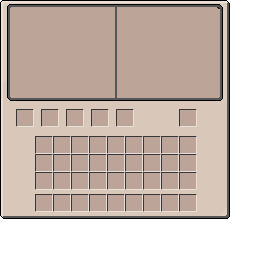
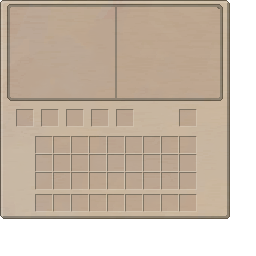
Before/after of a 256 × 256 layered artwork. What changed in the layer stack:
added layer "图层 7" above "图层 8" over [left=0, top=0, right=230, bottom=219]
added layer "图层 8" (54%) above "图层 6" over [left=0, top=0, right=230, bottom=219]
